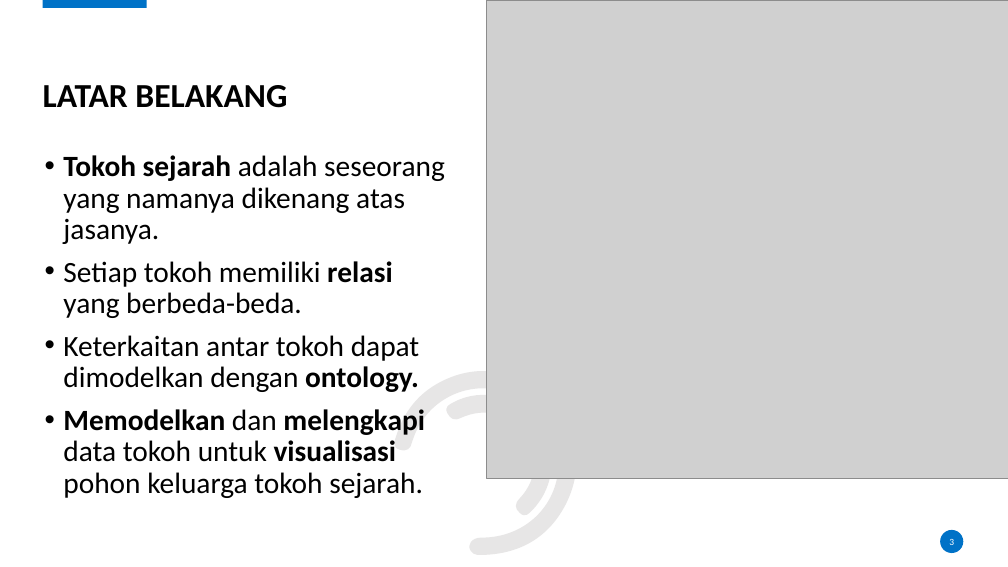
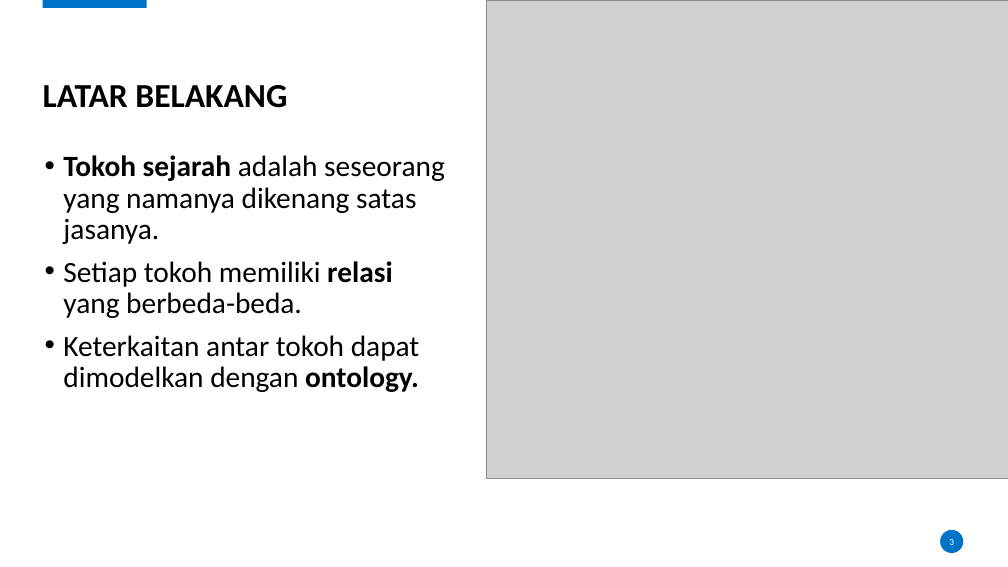
Before and after one commit to karyoutomoo/The-Tree-of-Heroes, a slide deck: slide 3 of 05111540000007-Faiq-Presentasi.pptx. Drawn at 1008x567 pixels with LibreOffice and Linux fonts; fonts in the diff are those of the drawing; grey boxes stand for pictures; background and template pictures are left out. Boxes give left, top, right and bottom in pixels: in the first picture for what was removed or moved away, otherwise in the second. Text is boxed around its words. In the diff, an @@ line names an element or a change of style, - is before the commit and + after.

```diff
--- a/05111540000007-Faiq-Presentasi.pptx
+++ b/05111540000007-Faiq-Presentasi.pptx
@@ text at box(63, 155, 445, 244): text changed @@
-• Tokoh sejarah adalah seseorang yang namanya dikenang atas jasanya.
+• Tokoh sejarah adalah seseorang yang namanya dikenang satas jasanya.
@@ rectangle added at box(364, 335, 598, 567), fill #FFFFFF, outline #FFFFFF 1 pt @@
@@ freeform shape removed at box(442, 368, 579, 521) @@
@@ text at box(63, 409, 425, 498): paragraph removed @@
-• Memodelkan dan melengkapi data tokoh untuk visualisasi pohon keluarga tokoh sejarah.
@@ freeform shape removed at box(480, 415, 535, 478) @@
```
Also in this commit, not shown: 24 other slides changed, 2 slides added, 1 slide removed, 5 other files.
